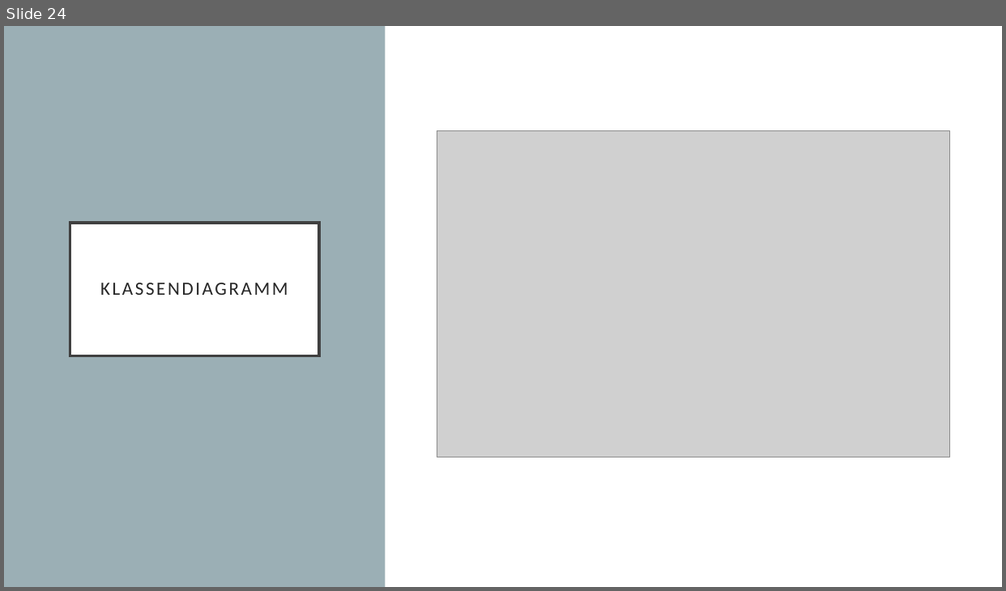
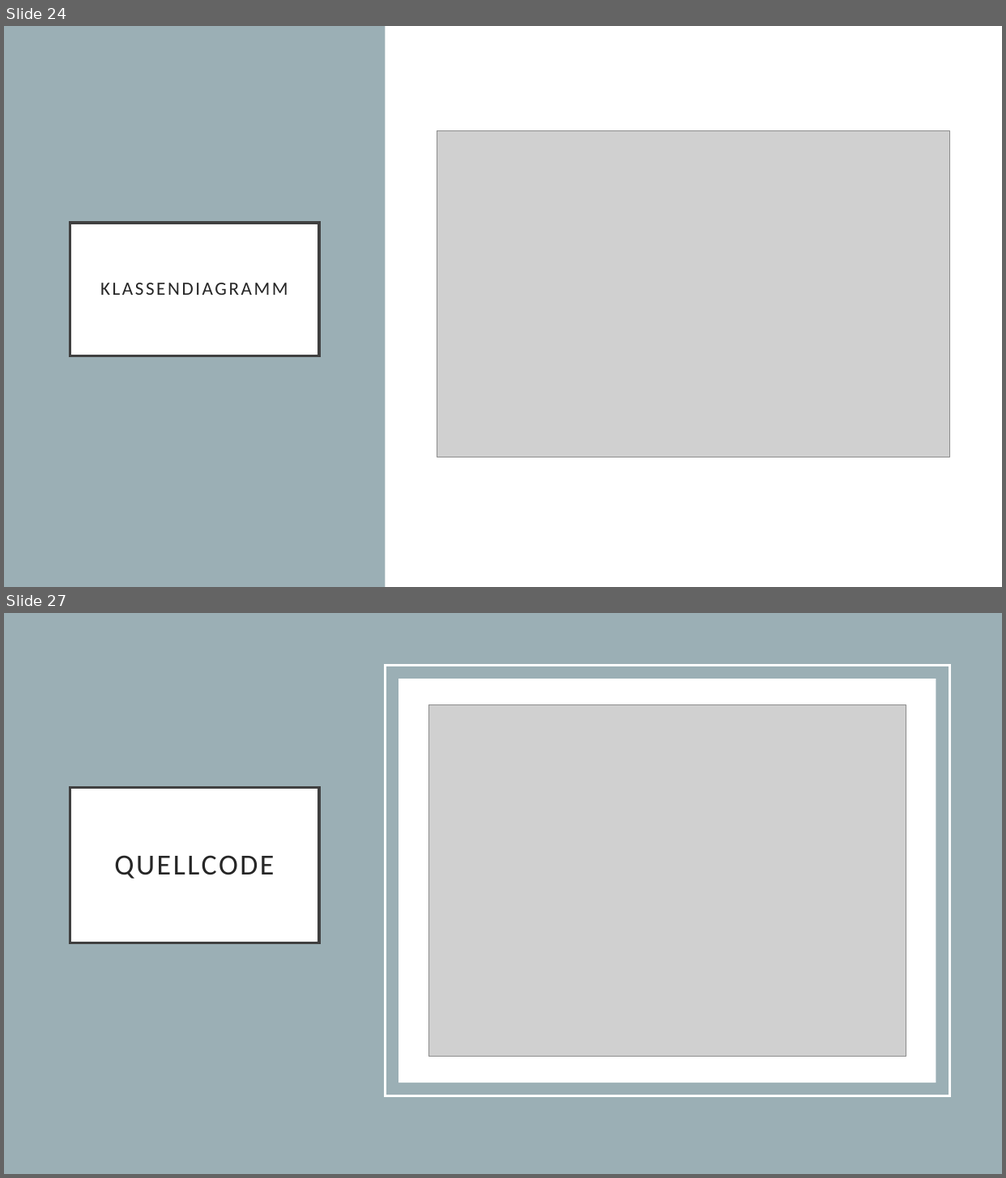
Before and after one commit to Morris-hub/EP_W_2324_Muhamad_Morris_Max, a slide deck: Audit/Präsentation audit edit finale.pptx. Shown one above the other, each under a label of ours: slide 24 before the commit, slides 24 and 27 after it; the slides between them are not shown. The pictures are 1006x591 and 1006x1178 pixels, drawn with LibreOffice and Linux fonts; fonts in the diff are those of the drawing; grey boxes stand for pictures. Boxes give left, top, right and bottom in pixels: in the first picture for what was removed or moved away, otherwise in the second. Text is boxed around its words. In the diff, an @@ line names an element or a change of style, - is before the commit and + after.

```diff
--- a/Audit/Präsentation audit edit finale.pptx
+++ b/Audit/Präsentation audit edit finale.pptx
@@ slide 27 added at [4, 613, 1002, 1174], background #FFFFFF; not listed: 1 template element that a slide beside it also shows @@
@@ rectangle added at [4, 613, 1002, 1174], fill #9BAFB5 @@
@@ rectangle added at [385, 666, 949, 1097], outline #FFFFFF 2.5 pt @@
@@ rectangle added at [398, 679, 936, 1083], fill #FFFFFF @@
@@ picture added at [429, 705, 906, 1057] @@
@@ title added at [70, 787, 319, 943], fill #FFFFFF, outline #404040 2.5 pt, 28 pt, text #262626 @@
+QUELLCODE
```
Also in this commit, not shown: 3 slides changed, 4 other slides added, 1 slide removed, 6 other files.
